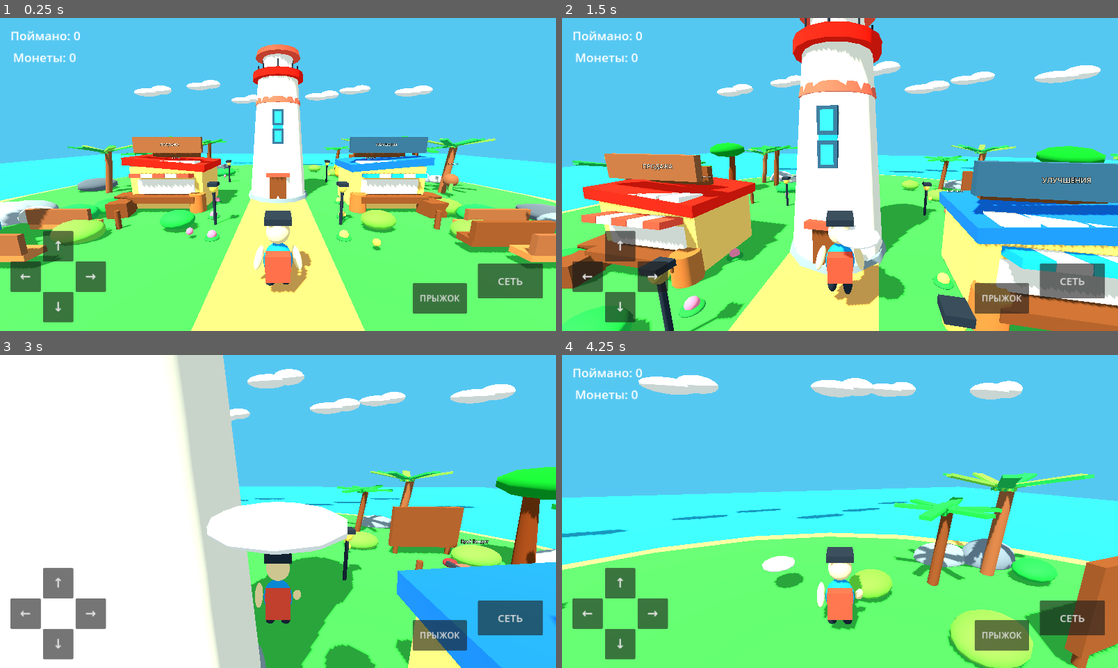
Above: before the commit, frames 1-4 (two rows, left to right).
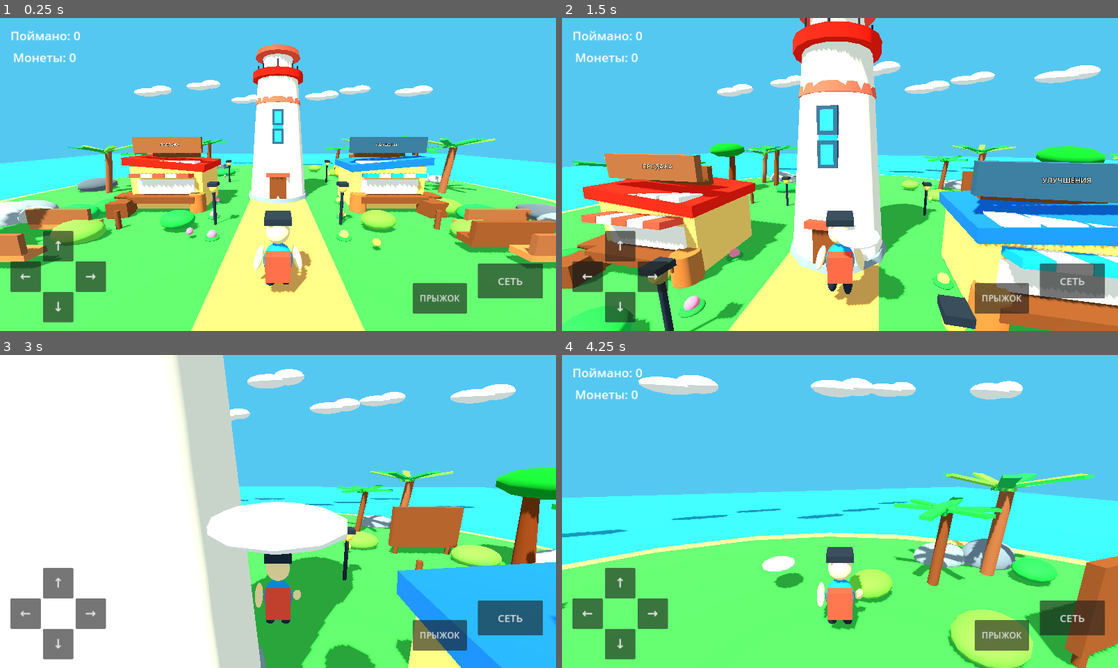
Above: after the commit, the same moments.

Repository: ksotik22/Catch-a-Mutant
Game: Godot game, scene res://scenes/main.tscn
The game is run twice, just before and just after one commit, with the same random seed, the same clock (stepped at 60 frames per second) and the same inputs.
Inputs (mouse positions are in pixels of both pictures, inside the frame that each line leads up to):
- Up to frame 1 (0.25 s): no input
- Up to frame 2 (1.5 s): move the mouse to (867, 174) at 0.52 s; hold E 0.53-1.28 s; hold W from 0.53 s (still down); click (867, 174) at 0.67 s; tap Space at 0.77 s; move the mouse to (812, 174) at 1.27 s; tap E at 1.35 s
- Up to frame 3 (3 s): keep holding W; tap Space at 1.52 s; move the mouse to (289, 505) at 2.02 s; hold E 2.03-2.78 s; move the mouse to (272, 517) at 2.77 s; tap E at 2.85 s; click (272, 517) at 2.92 s
- Up to frame 4 (4.25 s): keep holding W; tap Space at 3.02, 3.77 s; move the mouse to (878, 514) at 3.52 s; hold E from 3.53 s (still down)

The runs differ from the first frame. In frame 1, 0.2% of the frame differs, in the area x 0-83%, y 44-68%; in frame 2, less than 0.1%; in frame 3, 0.1%; in frame 4, nothing differs.

Commit message:
Improve mutant labels and stagger spawning

Diff:
--- a/scripts/mutant_spawner.gd
+++ b/scripts/mutant_spawner.gd
@@ -56,38 +56,42 @@
     var white := mat("f7f2df")
 
     match kind:
-        0: # banana creature
+        0:
             mesh_box(body, Vector3(0,0.65,0), Vector3(0.75,1.25,0.65), main)
             mesh_sphere(body, Vector3(0,1.35,0), Vector3(0.75,0.55,0.7), main)
             mesh_box(body, Vector3(-0.34,0.35,0), Vector3(0.18,0.55,0.25), accent)
             mesh_box(body, Vector3(0.34,0.35,0), Vector3(0.18,0.55,0.25), accent)
-        1: # crab bandit
+        1:
             mesh_sphere(body, Vector3(0,0.55,0), Vector3(1.45,0.75,1.0), main)
             mesh_sphere(body, Vector3(-0.9,0.65,0), Vector3(0.55,0.4,0.55), accent)
             mesh_sphere(body, Vector3(0.9,0.65,0), Vector3(0.55,0.4,0.55), accent)
             mesh_box(body, Vector3(0,0.85,-0.48), Vector3(1.0,0.18,0.12), dark)
-        2: # turbo frog
+        2:
             mesh_sphere(body, Vector3(0,0.55,0), Vector3(1.15,0.85,1.0), main)
             mesh_sphere(body, Vector3(-0.38,1.05,-0.3), Vector3(0.35,0.35,0.35), white)
             mesh_sphere(body, Vector3(0.38,1.05,-0.3), Vector3(0.35,0.35,0.35), white)
             mesh_box(body, Vector3(0,0.55,0.65), Vector3(0.7,0.35,0.55), accent)
-        3: # shark on legs
+        3:
             mesh_sphere(body, Vector3(0,0.9,0), Vector3(0.85,0.7,1.6), main)
             mesh_box(body, Vector3(-0.32,0.3,0), Vector3(0.25,0.75,0.3), accent)
             mesh_box(body, Vector3(0.32,0.3,0), Vector3(0.25,0.75,0.3), accent)
             mesh_box(body, Vector3(0,1.55,0.15), Vector3(0.12,0.7,0.65), main)
-        _: # coconut
+        _:
             mesh_sphere(body, Vector3(0,0.75,0), Vector3(1.0,1.0,1.0), main)
             mesh_box(body, Vector3(-0.35,0.25,0), Vector3(0.2,0.65,0.2), accent)
             mesh_box(body, Vector3(0.35,0.25,0), Vector3(0.2,0.65,0.2), accent)
 
     var label := Label3D.new()
     label.text = name_
-    label.position = Vector3(0, 2.0, 0)
-    label.font_size = 34
-    label.outline_size = 8
+    label.position = Vector3(0, 2.15, 0)
+    label.font_size = 26
+    label.modulate = Color("fff4d6")
+    label.outline_modulate = Color("20242b")
+    label.outline_size = 12
     label.billboard = BaseMaterial3D.BILLBOARD_ENABLED
-    label.no_depth_test = true
+    label.no_depth_test = false
+    label.fixed_size = true
+    label.pixel_size = 0.0035
     body.add_child(label)
     root.add_child(body)
     return body
@@ -103,8 +107,13 @@
     marker.name = "ExtraMutantsSpawned"
     root.add_child(marker)
 
+    await get_tree().create_timer(5.0).timeout
     make_mutant("Бананчик", Vector3(-10,1.0,-5), "f2cf43", "7abf45", 0, 2.0)
+    await get_tree().create_timer(5.0).timeout
     make_mutant("Краб Бандит", Vector3(10,1.0,-5), "dc5847", "8e2e32", 1, 2.7)
+    await get_tree().create_timer(5.0).timeout
     make_mutant("Жабыч Турбо", Vector3(-11,1.0,10), "56b84b", "2d7693", 2, 4.2)
+    await get_tree().create_timer(5.0).timeout
     make_mutant("Акулыч на ножках", Vector3(11,1.0,10), "5a91ad", "e5c28c", 3, 3.4)
+    await get_tree().create_timer(5.0).timeout
     make_mutant("Кокосыч", Vector3(13,1.0,0), "825435", "55a645", 4, 1.7)
